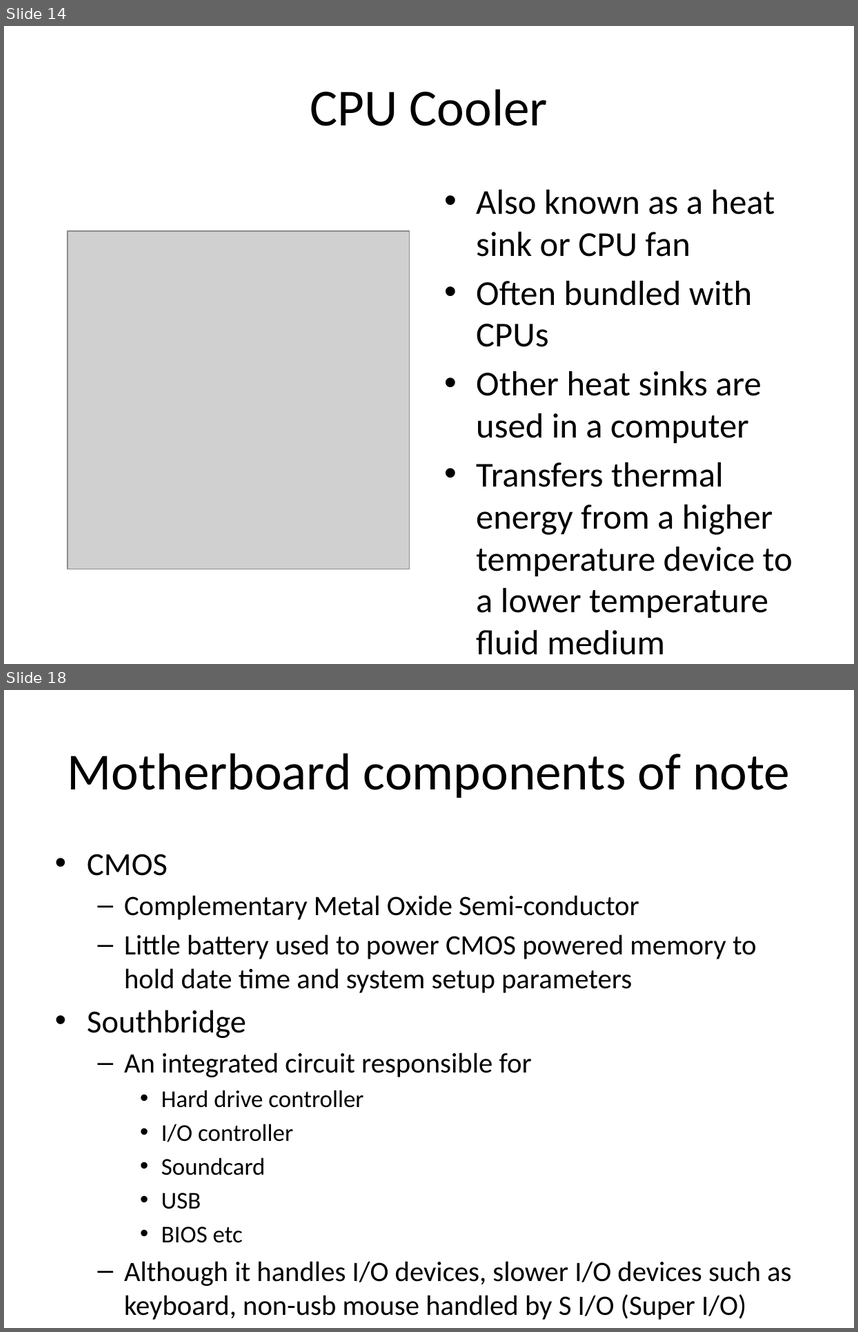
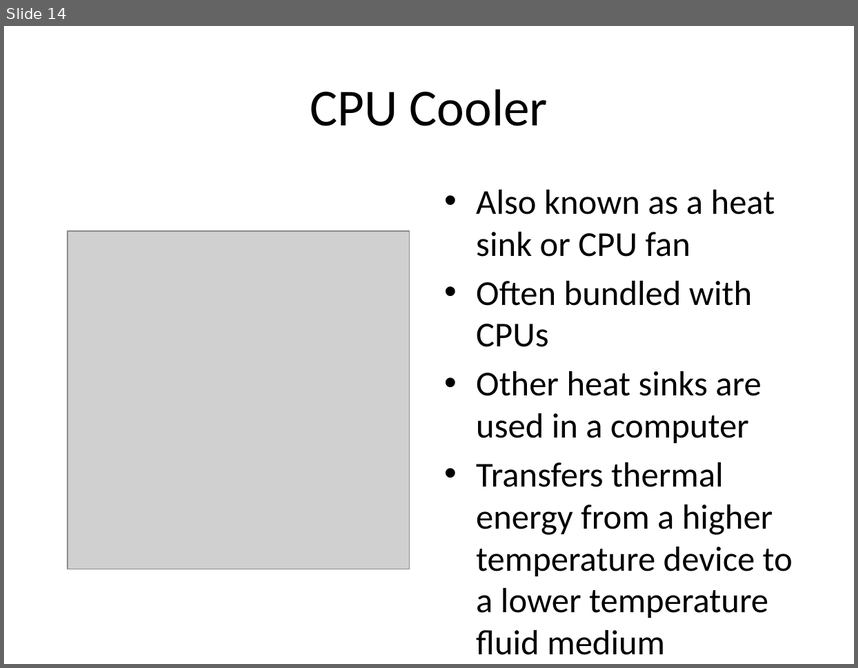
Before and after one commit to bstack/itt, a slide deck: architecture_os_and_networking/computer_architecture/Computer_anatomy_004.pptx. Shown one above the other, each under a label of ours: slides 14 and 18 before the commit, slide 14 after it; the slides between them are not shown. The pictures are 858x1332 and 858x668 pixels, drawn with LibreOffice and Linux fonts; fonts in the diff are those of the drawing; grey boxes stand for pictures. Boxes give left, top, right and bottom in pixels: in the first picture for what was removed or moved away, otherwise in the second. Text is boxed around its words. In the diff, an @@ line names an element or a change of style, - is before the commit and + after.

Commit message:
Added Motherboards lecture

```diff
--- a/architecture_os_and_networking/computer_architecture/Computer_anatomy_004.pptx
+++ b/architecture_os_and_networking/computer_architecture/Computer_anatomy_004.pptx
@@ slide 18 removed at [4,690,854,1328], background #FFFFFF @@
@@ title removed at [67,753,790,798] @@
-Motherboard components of note
@@ text removed at [87,854,791,1319] @@
-• CMOS
-  – Complementary Metal Oxide Semi-conductor
-  – Little battery used to power CMOS powered memory to hold date time and system setup parameters
-• Southbridge
-  – An integrated circuit responsible for
-    • Hard drive controller
-    • I/O controller
-    • Soundcard
-    • USB
-    • BIOS etc
-  – Although it handles I/O devices, slower I/O devices such as keyboard, non-usb mouse handled by S I/O (Super I/O)
```
Also in this commit, not shown: 6 other slides removed, 1 other file.
